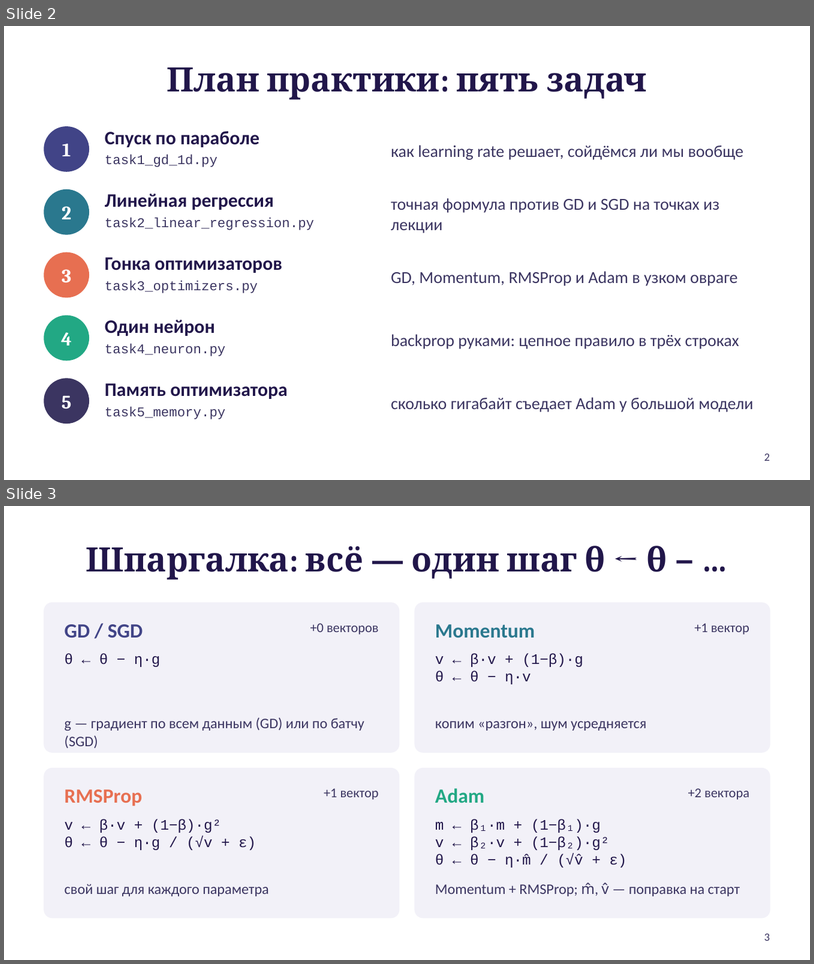
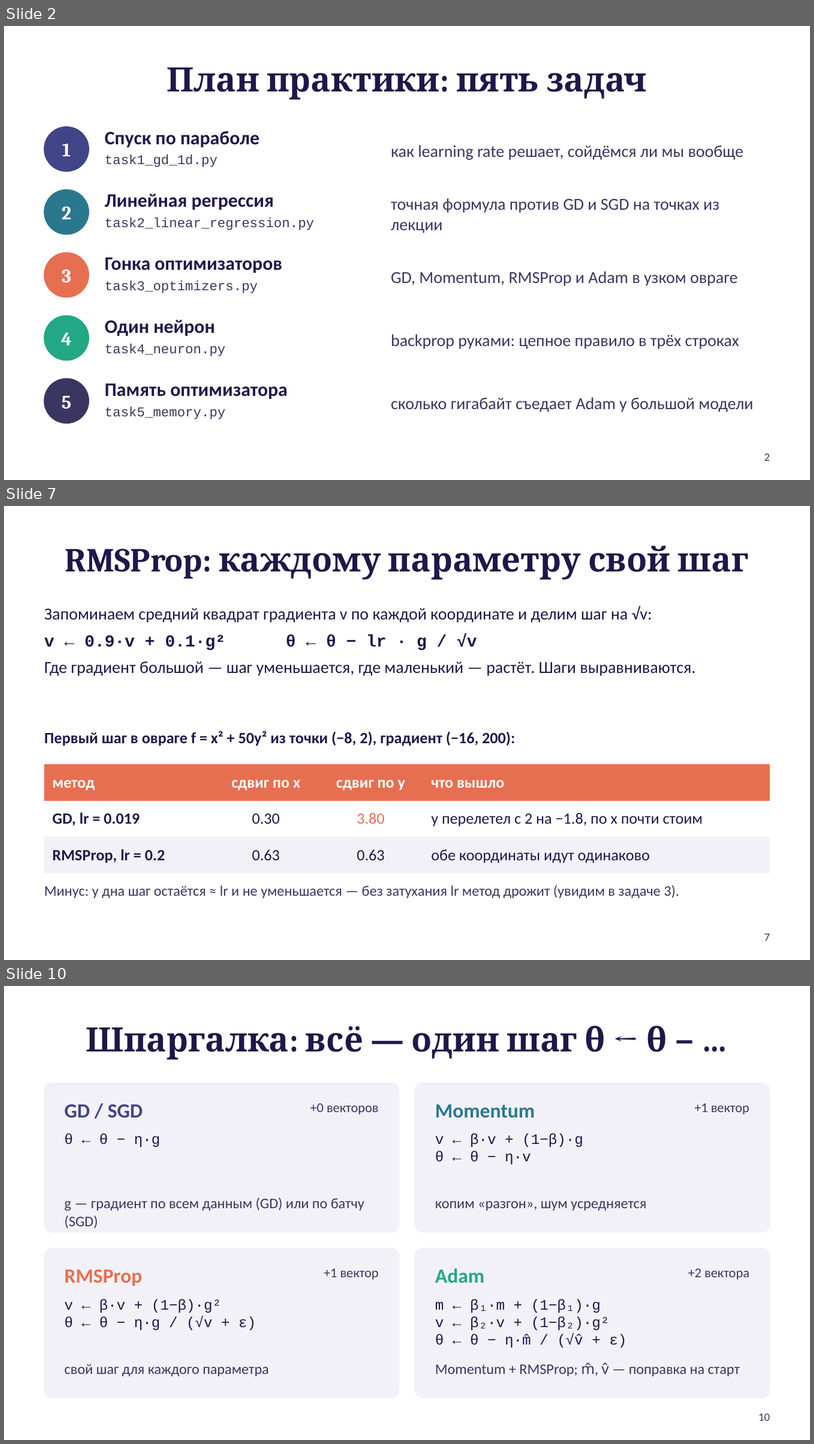
Before and after one commit to Fil-maker/Java_algorithms, a slide deck: src/lesson5/gradient_practice.pptx. Shown one above the other, each under a label of ours: slides 2 and 3 before the commit, slides 2, 7 and 10 after it; the slides between them are not shown. The pictures are 814x964 and 814x1444 pixels, drawn with LibreOffice and Linux fonts; fonts in the diff are those of the drawing. Boxes give left, top, right and bottom in pixels: in the first picture for what was removed or moved away, otherwise in the second. Text is boxed around its words. In the diff, an @@ line names an element or a change of style, - is before the commit and + after.

```diff
--- a/src/lesson5/gradient_practice.pptx
+++ b/src/lesson5/gradient_practice.pptx
@@ slide 7 added at bbox=[4, 506, 810, 960], background #FFFFFF @@
@@ title added at bbox=[65, 546, 749, 580], 30 pt, text #21164A, bold @@
+RMSProp: каждому параметру свой шаг
@@ text added at bbox=[44, 606, 696, 676], 15 pt, text #21164A @@
+Запоминаем средний квадрат градиента v по каждой координате и делим шаг на √v:
+v ← 0.9·v + 0.1·g² θ ← θ − lr · g / √v
+Где градиент большой — шаг уменьшается, где маленький — растёт. Шаги выравниваются.
@@ text added at bbox=[44, 730, 515, 746], 14 pt, text #21164A, bold @@
+Первый шаг в овраге f = x² + 50y² из точки (−8, 2), градиент (−16, 200):
@@ table added at bbox=[44, 764, 770, 865], 3 rows, 4 columns @@
+метод | сдвиг по x | сдвиг по y | что вышло
+GD, lr = 0.019 | 0.30 | 3.80 | y перелетел с 2 на −1.8, по x почти стоим
+RMSProp, lr = 0.2 | 0.63 | 0.63 | обе координаты идут одинаково
@@ text added at bbox=[44, 885, 680, 898], 13 pt, text #3B3561 @@
+Минус: у дна шаг остаётся ≈ lr и не уменьшается — без затухания lr метод дрожит (увидим в задаче 3).
@@ page number added at bbox=[765, 933, 770, 940], 10 pt, text #3B3561 @@
+7
@@ what was slide 3 is now slide 10 @@
@@ page number at bbox=[759, 1413, 770, 1420]: text changed @@
-3
+10
```
Also in this commit, not shown: 4 slides changed, 6 other slides added, 1 other file.
